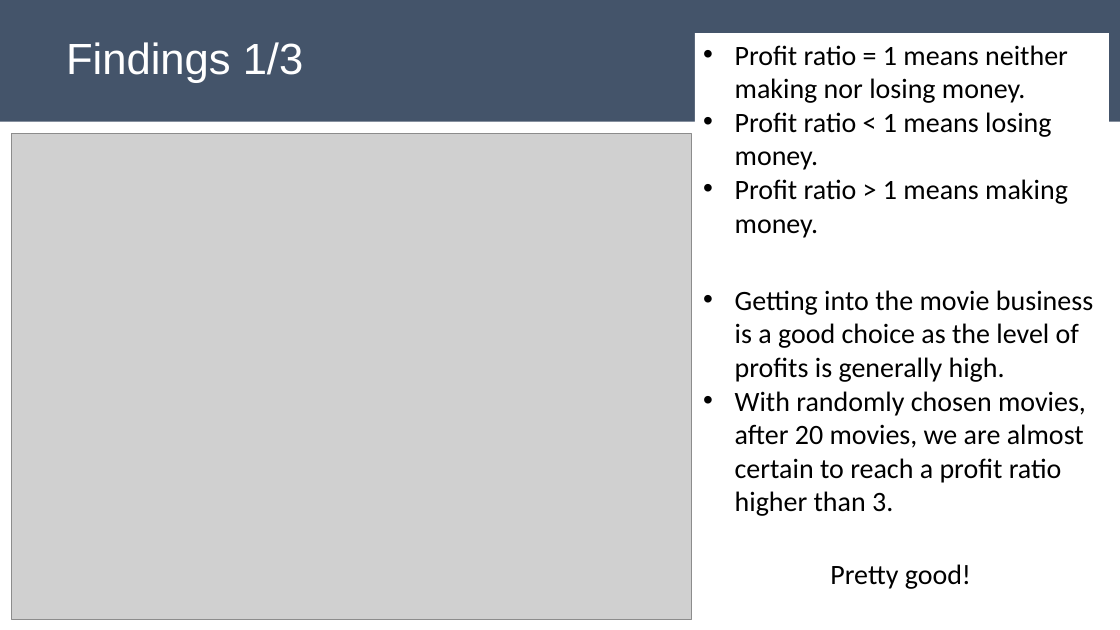
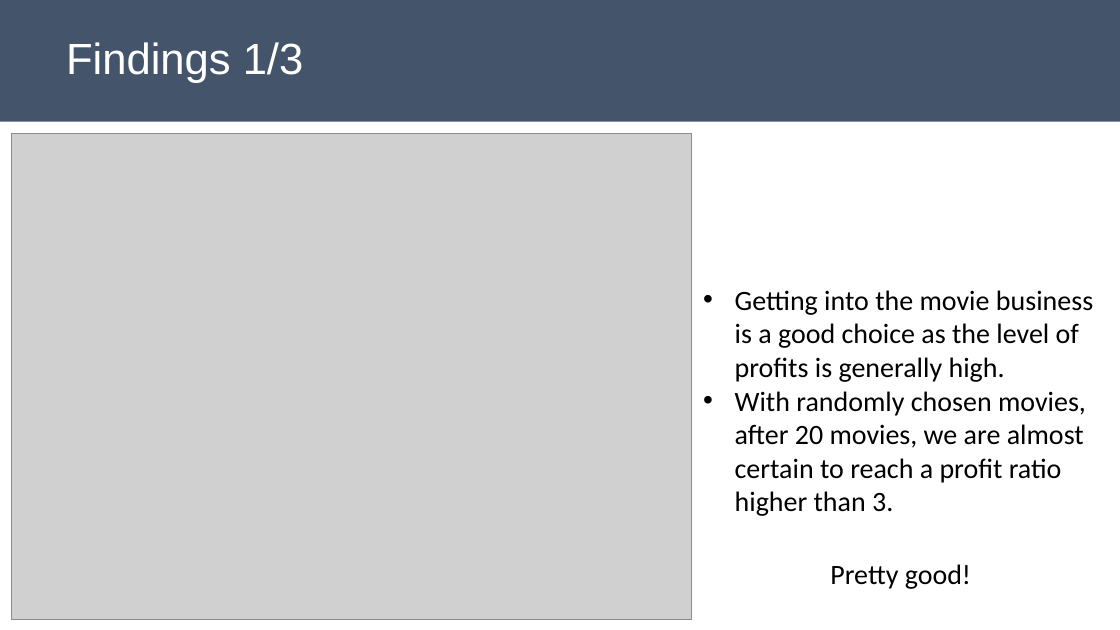
Before and after one commit to poariston/DataAnalysis_SuccessfulMovies, a slide deck: slide 5 of Mod1Project_Presentation_POAriston.pptx. Drawn at 1120x630 pixels with LibreOffice and Linux fonts; fonts in the diff are those of the drawing; grey boxes stand for pictures. Boxes give left, top, right and bottom in pixels: in the first picture for what was removed or moved away, otherwise in the second. Text is boxed around its words. In the diff, an @@ line names an element or a change of style, - is before the commit and + after.

```diff
--- a/Mod1Project_Presentation_POAriston.pptx
+++ b/Mod1Project_Presentation_POAriston.pptx
@@ rectangle removed at bbox=[695, 33, 1109, 245] @@
-• Profit ratio = 1 means neither making nor losing money.
-• Profit ratio < 1 means losing money.
-• Profit ratio > 1 means making money.
```
Also in this commit, not shown: 4 other slides changed, 2 slides added, 2 other files.
